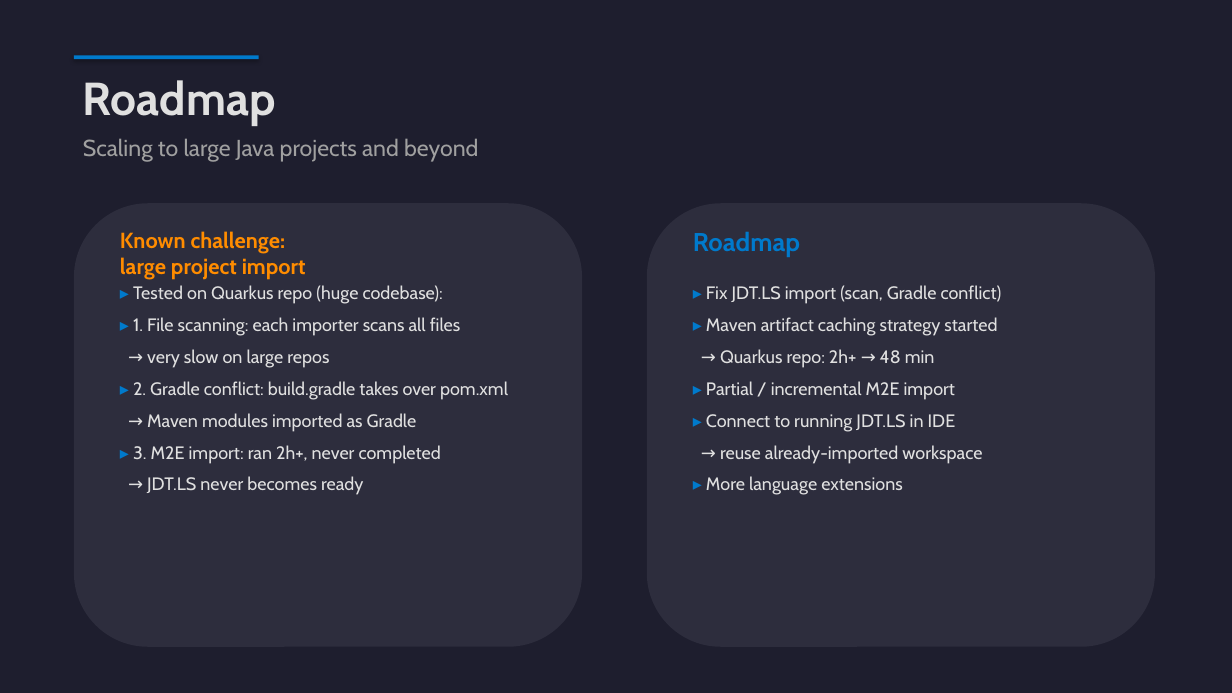
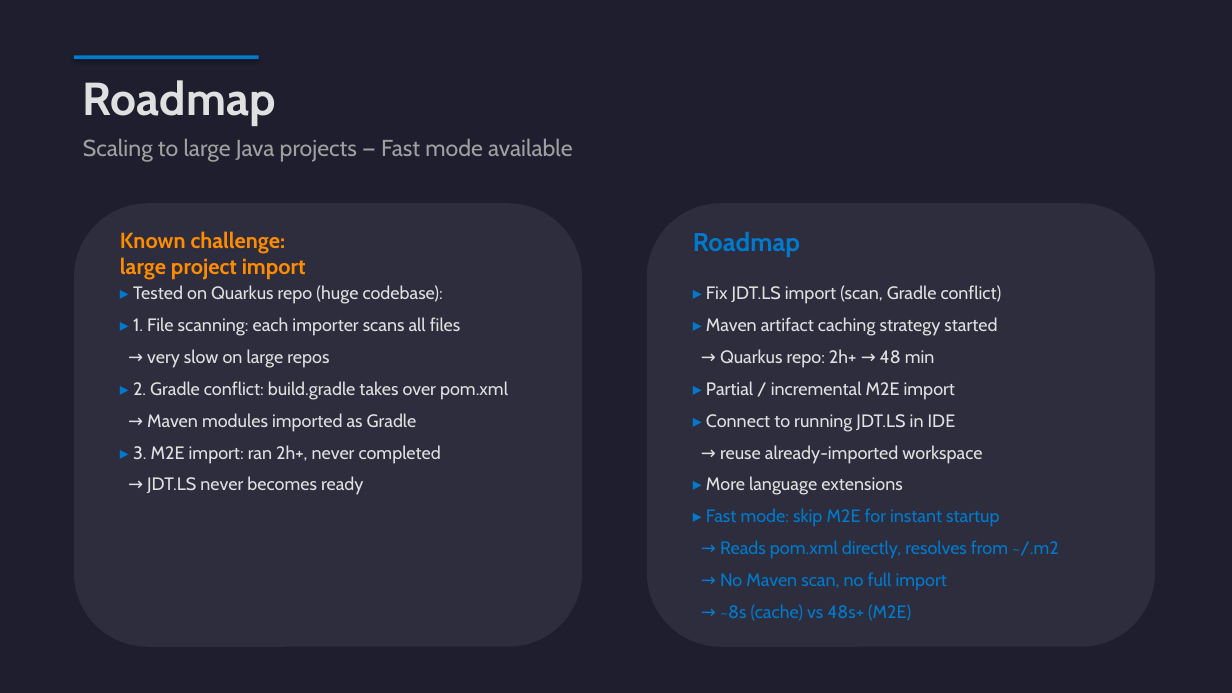
Before and after one commit to angelozerr/mcp-ade, a slide deck: slide 21 of presentation/MCP_LanguageTools.pptx. Drawn at 1232x693 pixels with LibreOffice and Linux fonts; fonts in the diff are those of the drawing. Boxes give left, top, right and bottom in pixels: in the first picture for what was removed or moved away, otherwise in the second. Text is boxed around its words. In the diff, an @@ line names an element or a change of style, - is before the commit and + after.

Commit message:
Update pptx with fast mode

```diff
--- a/presentation/MCP_LanguageTools.pptx
+++ b/presentation/MCP_LanguageTools.pptx
@@ text at [83,138,572,162]: text changed @@
-Scaling to large Java projects and beyond
+Scaling to large Java projects — Fast mode available
@@ text at [706,508,1059,621]: paragraph added @@
+▸ Fast mode: skip M2E for instant startup
+→ Reads pom.xml directly, resolves from ~/.m2
+→ No Maven scan, no full import
+→ ~8s (cache) vs 48s+ (M2E)
```
Also in this commit, not shown: 6 other slides changed.
